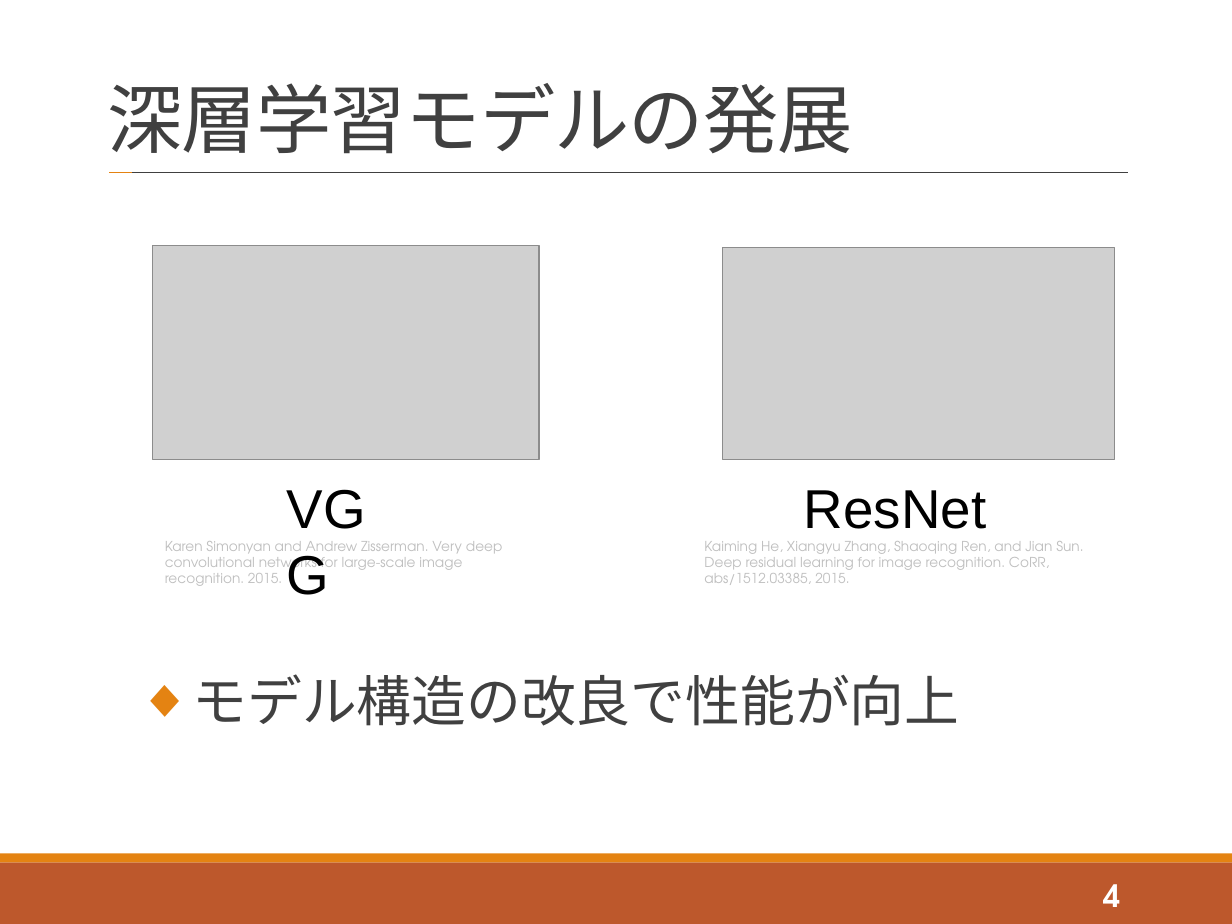
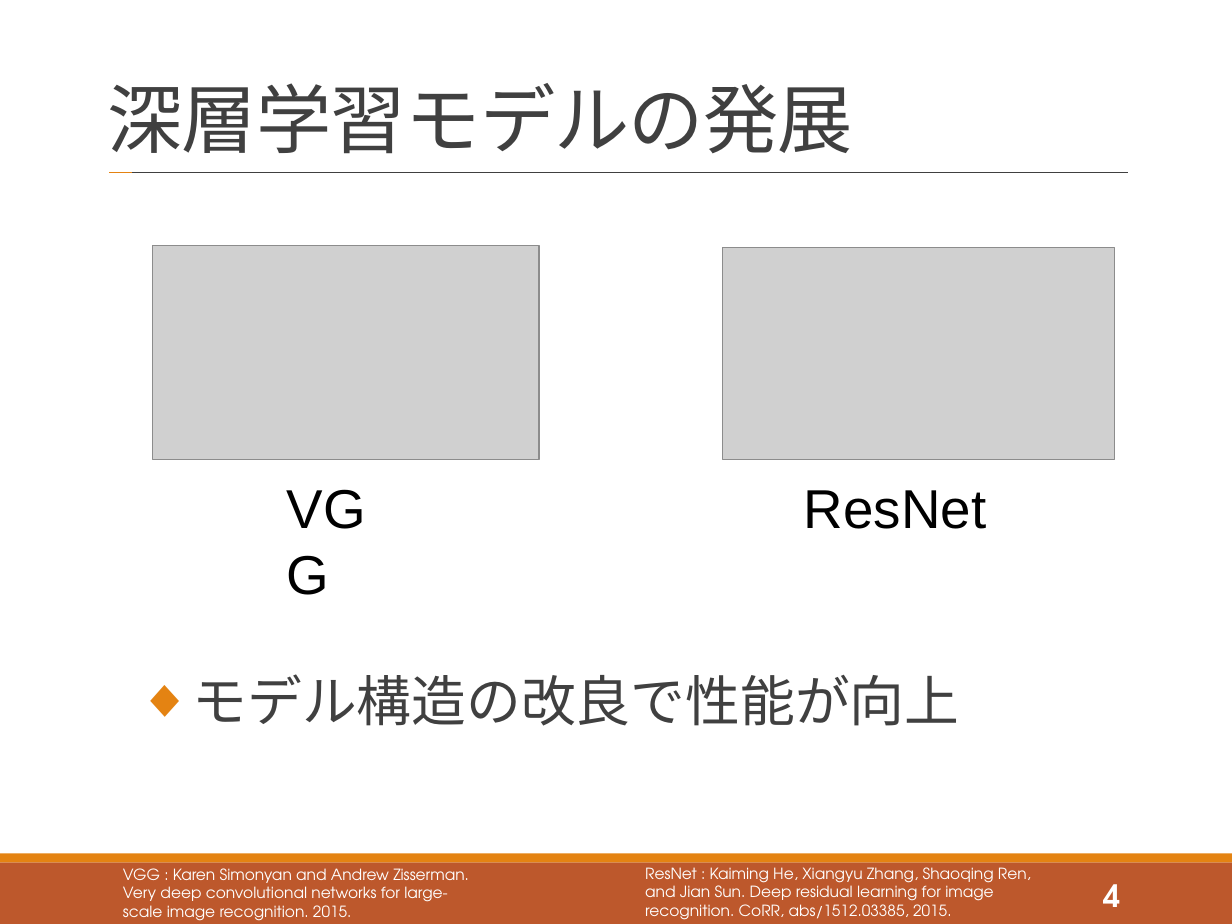
Before and after one commit to tatsuya-sugiyama/WeeklyReport, a slide deck: slide 4 of report/2020後期/2020_2nd_sugiyama.pptx. Drawn at 1232x924 pixels with LibreOffice and Linux fonts; fonts in the diff are those of the drawing; grey boxes stand for pictures. Boxes give left, top, right and bottom in pixels: in the first picture for what was removed or moved away, otherwise in the second. Text is boxed around its words. In the diff, an @@ line names an element or a change of style, - is before the commit and + after.

```diff
--- a/report/2020後期/2020_2nd_sugiyama.pptx
+++ b/report/2020後期/2020_2nd_sugiyama.pptx
@@ text at [123,868,469,921]: text changed; size 8 to 9 pt; text colour #BFBFBF to #FFFFFF @@
-Karen Simonyan and Andrew Zisserman. Very deep convolutional networks for large-scale image recognition. 2015.
+VGG : Karen Simonyan and Andrew Zisserman. Very deep convolutional networks for large-scale image recognition. 2015.
@@ text at [645,862,1031,920]: text changed; size 8 to 9 pt; text colour #BFBFBF to #FFFFFF @@
-Kaiming He, Xiangyu Zhang, Shaoqing Ren, and Jian Sun. Deep residual learning for image recognition. CoRR, abs/1512.03385, 2015.
+ResNet : Kaiming He, Xiangyu Zhang, Shaoqing Ren, and Jian Sun. Deep residual learning for image recognition. CoRR, abs/1512.03385, 2015.
```
Also in this commit, not shown: 16 other slides changed, 1 slide added, 2 other files.
